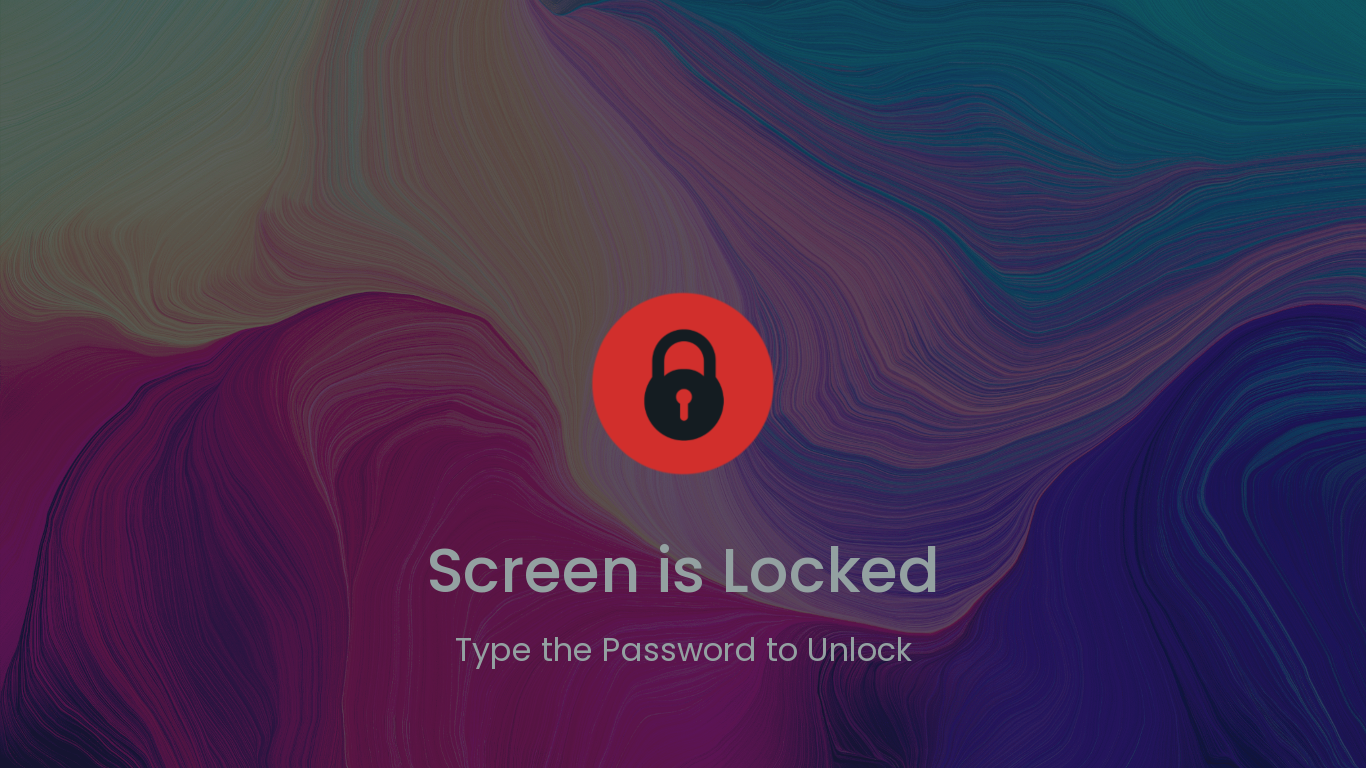
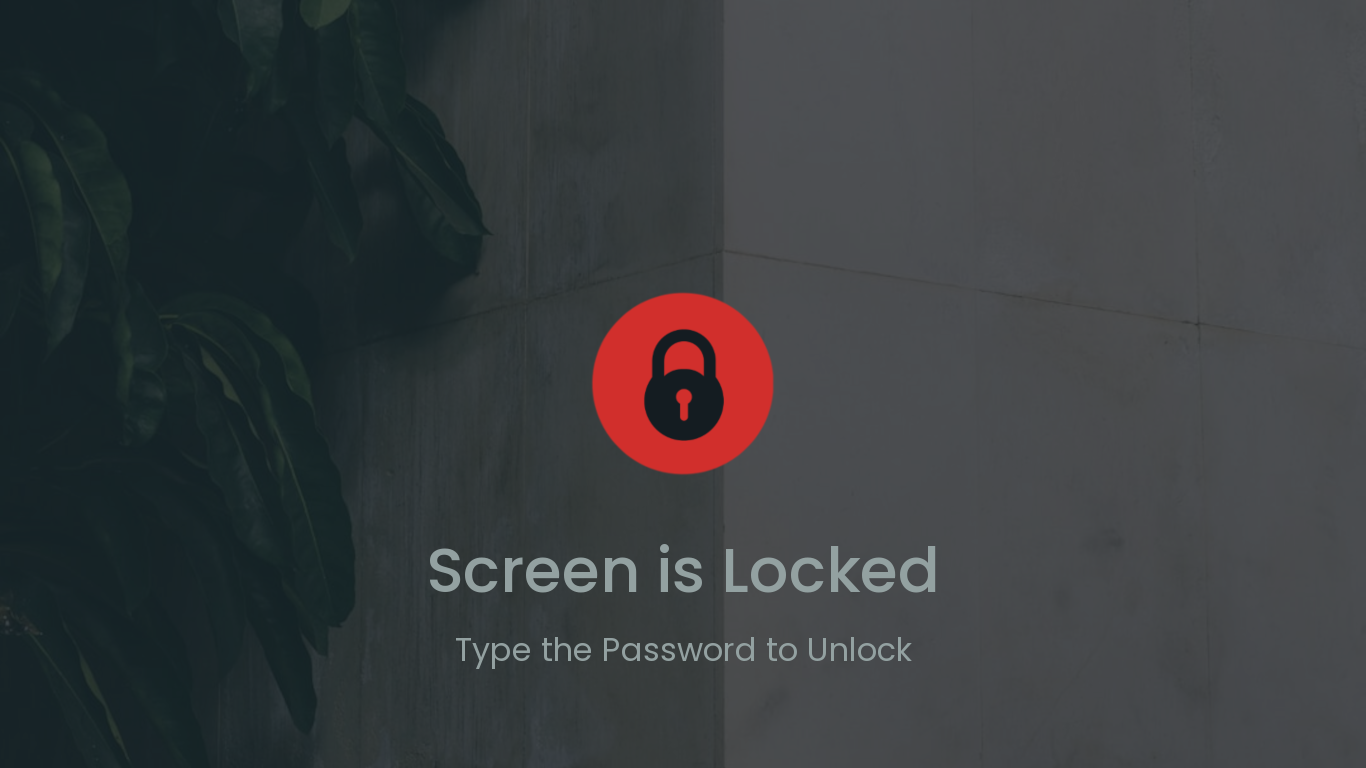
Two versions of the same layered image (1366×768). Layer-by-layer changes:
painted on ".wallpaper.png" over (0, 0, 1366, 768)
